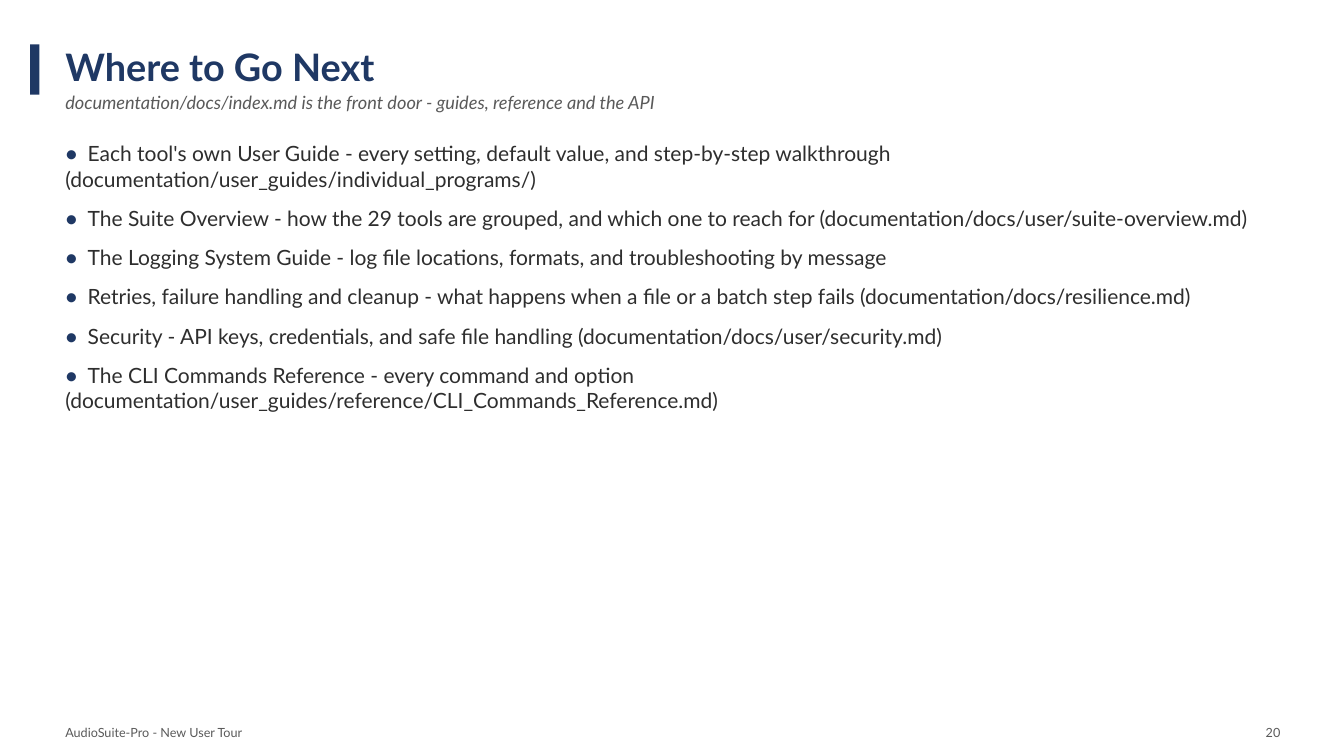
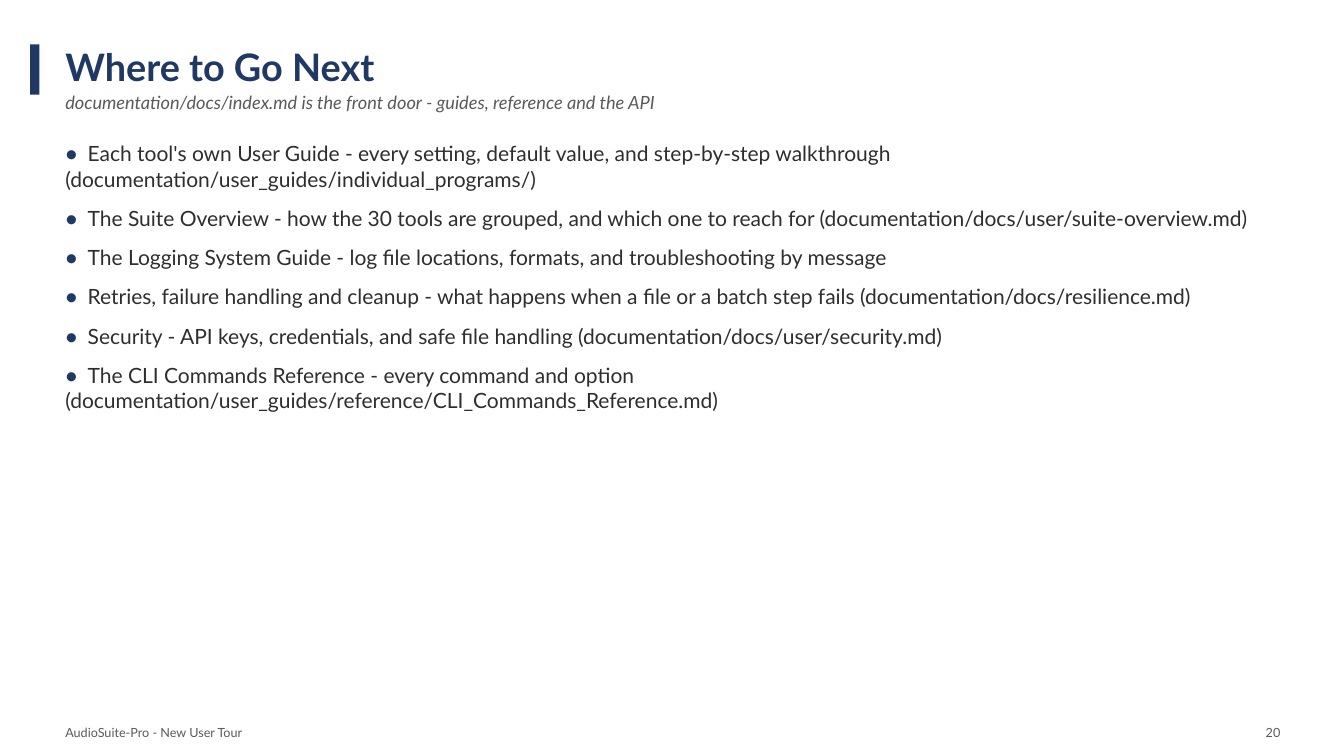
Before and after one commit to wilte01/AudioSuite-Pro, a slide deck: slide 23 of documentation/user_guides/suite_overview/AudioSuite-Pro_New_User_Presentation.pptx. Drawn at 1344x756 pixels with LibreOffice and Linux fonts; fonts in the diff are those of the drawing. Boxes give left, top, right and bottom in pixels: in the first picture for what was removed or moved away, otherwise in the second. Text is boxed around its words. In the diff, an @@ line names an element or a change of style, - is before the commit and + after.

Commit message:
channels: mono/dual/phase/mid-side/width utilities
F-E6 of the 2.5.0 wave: a new `channel_tools` utility that applies one channel
rule to a folder in place. The DSP lives in one shared module,
`audio_suite_shared/channel_ops.py`, so a future Refinery stage can reuse it;
everything else is imported from code the suite already owns (the in-place DSP
batch and its Undo snapshot, the shared decoder and PCM packers, the bit-depth
pin, the headless slot shims and the launcher handshake).

The two mono rules are measured, not asserted: `(L + R) / sqrt(2)` is 3.01 dB
above `0.5 x (L + R)` for a correlated pair and for an uncorrelated pair alike,
so the misleading "centre-preserving" label is gone. Mid/side round-trips
exactly, width 100 % leaves the file byte-identical, widening that clips is
clamped and says so in the report, and a stereo rule on a mono file or a file
with more than two channels is refused with a named reason.

Registration is the full checklist (manifest, CLI, arg builder, dependency
graph, state, card, launcher, guide, generated indexes, deck, CLI reference,
schema corpus), and the frozen expectation tables moved with it.

```diff
--- a/documentation/user_guides/suite_overview/AudioSuite-Pro_New_User_Presentation.pptx
+++ b/documentation/user_guides/suite_overview/AudioSuite-Pro_New_User_Presentation.pptx
@@ text at [88,210,1248,230]: text changed @@
-• The Suite Overview - how the 29 tools are grouped, and which one to reach for (documentation/docs/user/suite-overview.md)
+• The Suite Overview - how the 30 tools are grouped, and which one to reach for (documentation/docs/user/suite-overview.md)
```
Also in this commit, not shown: 3 other slides changed, 51 other files.
